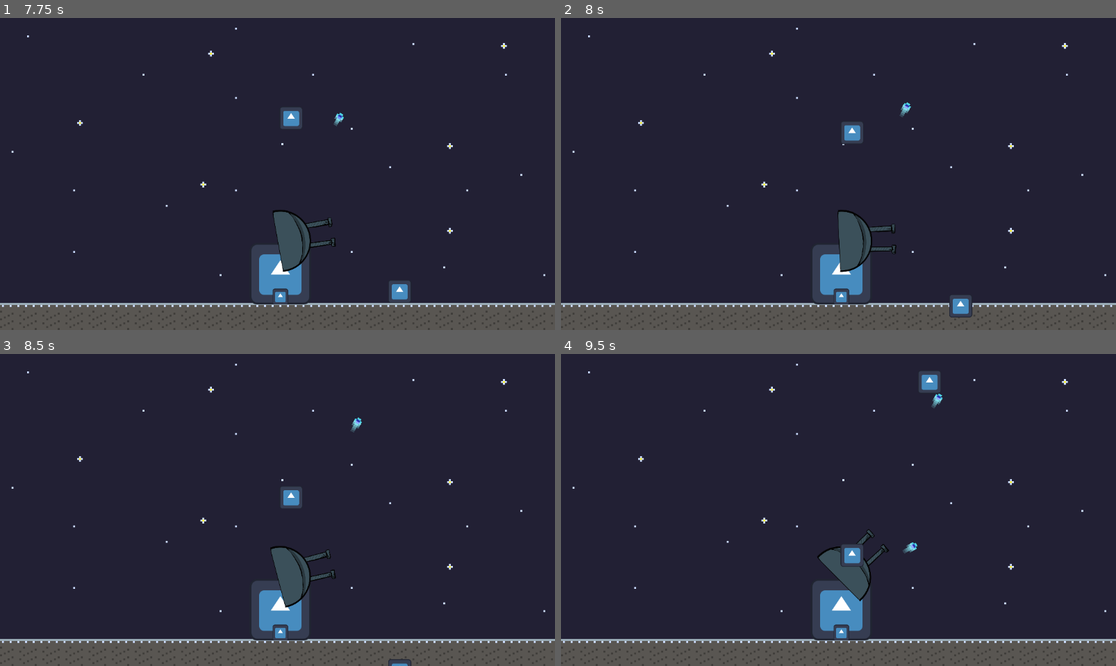
Above: before the commit, frames 1-4 (two rows, left to right).
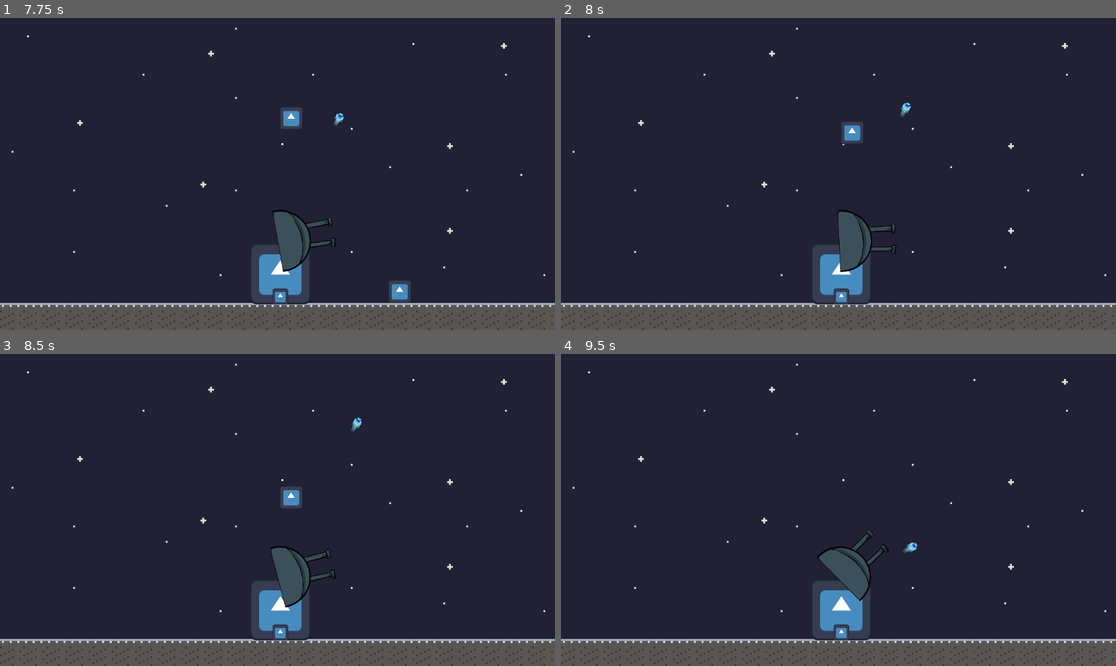
Above: after the commit, the same moments.

Repository: agoryu/galacticDefender
Game: Godot game, scene res://Level/Level.tscn
The game is run twice, just before and just after one commit, with the same random seed, the same clock (stepped at 60 frames per second) and the same inputs. The engine's default icon, where the game draws it, is replaced by a stand-in: a white triangle on a blue panel in a dark square.
Inputs:
- Up to frame 1 (7.75 s): tap Enter (ui_accept) at 0.5, 0.77, 1.52, 3.02, 3.77, 4.52, 6.02, 6.77, 7.52 s; hold Right (ui_right) 0.53-2.03 s; hold Left (ui_left) 2.03-4.28 s; hold Right (ui_right) from 4.28 s (still down)
- Up to frame 2 (8 s): keep holding Right (ui_right)
- Up to frame 3 (8.5 s): release Right (ui_right) at 8.03 s; hold Left (ui_left) from 8.03 s (still down)
- Up to frame 4 (9.5 s): keep holding Left (ui_left); tap Enter (ui_accept) at 9.02 s

Frame 1 is identical in both runs. In frame 2, 0.3% of the frame differs, in the area x 69-75%, y 88-96%; in frame 3, less than 0.1%; in frame 4, 0.5%, in the area x 50-69%, y 5-69%.

Commit message:
feat: collision

Diff:
--- a/Character/Enemy/Asteroid.tscn
+++ b/Character/Enemy/Asteroid.tscn
@@ -6,9 +6,11 @@
 [sub_resource type="RectangleShape2D" id="RectangleShape2D_a4umb"]
 size = Vector2(48, 48)
 
+[sub_resource type="RectangleShape2D" id="RectangleShape2D_1130v"]
+size = Vector2(48, 48)
+
 [node name="Asteroid" type="CharacterBody2D"]
 collision_layer = 4
-collision_mask = 8
 script = ExtResource("1_1130v")
 
 [node name="Sprite2D" type="Sprite2D" parent="."]
@@ -21,4 +23,11 @@
 
 [node name="VisibleOnScreenNotifier2D" type="VisibleOnScreenNotifier2D" parent="."]
 
+[node name="Area2D" type="Area2D" parent="."]
+collision_layer = 4
+
+[node name="CollisionShape2D" type="CollisionShape2D" parent="Area2D"]
+shape = SubResource("RectangleShape2D_1130v")
+
 [connection signal="screen_exited" from="VisibleOnScreenNotifier2D" to="." method="_on_visible_on_screen_notifier_2d_screen_exited"]
+[connection signal="body_entered" from="Area2D" to="." method="_on_area_2d_body_entered"]
--- a/Character/Enemy/asteroid.gd
+++ b/Character/Enemy/asteroid.gd
@@ -2,10 +2,15 @@
 
 @onready var speed = 2
 @onready var damage = 2
-@onready var life = 3
+@onready var life = 1
 
 func _physics_process(delta: float) -> void:
 	position.y += speed
 
 func _on_visible_on_screen_notifier_2d_screen_exited() -> void:
 	queue_free()
+
+
+func _on_area_2d_body_entered(body: Node2D) -> void:
+	Game.life -= damage
+	queue_free()
--- a/Character/Shooter/Bullet/Bullet.tscn
+++ b/Character/Shooter/Bullet/Bullet.tscn
@@ -28,6 +28,9 @@
 "speed": 20.0
 }]
 
+[sub_resource type="RectangleShape2D" id="RectangleShape2D_6impj"]
+size = Vector2(20, 32)
+
 [node name="Bullet" type="CharacterBody2D"]
 collision_layer = 8
 collision_mask = 4
@@ -46,4 +49,12 @@
 scale = Vector2(4, 4)
 sprite_frames = SubResource("SpriteFrames_4wtsg")
 
+[node name="Area2D" type="Area2D" parent="."]
+collision_layer = 8
+collision_mask = 4
+
+[node name="CollisionShape2D" type="CollisionShape2D" parent="Area2D"]
+shape = SubResource("RectangleShape2D_6impj")
+
 [connection signal="screen_exited" from="VisibleOnScreenNotifier2D" to="." method="_on_visible_on_screen_notifier_2d_screen_exited"]
+[connection signal="body_entered" from="Area2D" to="." method="_on_area_2d_body_entered"]
--- a/Character/Shooter/Bullet/bullet.gd
+++ b/Character/Shooter/Bullet/bullet.gd
@@ -14,3 +14,9 @@
 
 func _on_visible_on_screen_notifier_2d_screen_exited() -> void:
 	queue_free()
+
+func _on_area_2d_body_entered(body: Node2D) -> void:
+	body.life -= damage
+	if body.life <= 0:
+		body.queue_free()
+	queue_free()
--- /dev/null
+++ b/Game/game.gd
@@ -0,0 +1,3 @@
+extends Node
+
+@export var life = 10
--- a/Level/Level.tscn
+++ b/Level/Level.tscn
@@ -1,6 +1,7 @@
-[gd_scene load_steps=6 format=4 uid="uid://q8j5i05gxix8"]
+[gd_scene load_steps=7 format=4 uid="uid://q8j5i05gxix8"]
 
-[ext_resource type="Texture2D" uid="uid://dd0sd5mdv247" path="res://Level/Background.png" id="1_a526m"]
+[ext_resource type="Texture2D" uid="uid://c2e230hb3kqas" path="res://Level/Background.png" id="1_a526m"]
+[ext_resource type="Script" uid="uid://b1amb5yof47n" path="res://Level/level.gd" id="1_i5eh5"]
 [ext_resource type="PackedScene" uid="uid://br5fnl4nn8rlj" path="res://Character/Shooter/Shooter.tscn" id="2_r3cbp"]
 [ext_resource type="PackedScene" uid="uid://bvfymy5t32du3" path="res://Level/Spawner/AsteroidSpawner.tscn" id="3_cyxyq"]
 
@@ -23,9 +24,11 @@
 [sub_resource type="TileSet" id="TileSet_cyxyq"]
 tile_size = Vector2i(4, 4)
 physics_layer_0/collision_layer = 1
+physics_layer_0/collision_mask = 4
 sources/1 = SubResource("TileSetAtlasSource_r3cbp")
 
 [node name="Level" type="Node2D"]
+script = ExtResource("1_i5eh5")
 
 [node name="TileMapLayer" type="TileMapLayer" parent="."]
 texture_filter = 1
--- /dev/null
+++ b/Level/level.gd
@@ -0,0 +1 @@
+extends Node2D
--- a/project.godot
+++ b/project.godot
@@ -15,6 +15,10 @@
 config/features=PackedStringArray("4.4", "Forward Plus")
 config/icon="res://icon.svg"
 
+[autoload]
+
+Game="*res://Game/game.gd"
+
 [layer_names]
 
 2d_physics/layer_1="base"
Not shown: 1 places in Character/Enemy/Asteroid.tscn that only renumber resources
Not shown: 1 places in Character/Shooter/Bullet/Bullet.tscn that only renumber resources
Not shown: 1 places in Character/Shooter/Shooter.tscn that only renumber resources
Not shown, added: Game/game.gd.uid
Not shown, added: Level/level.gd.uid
